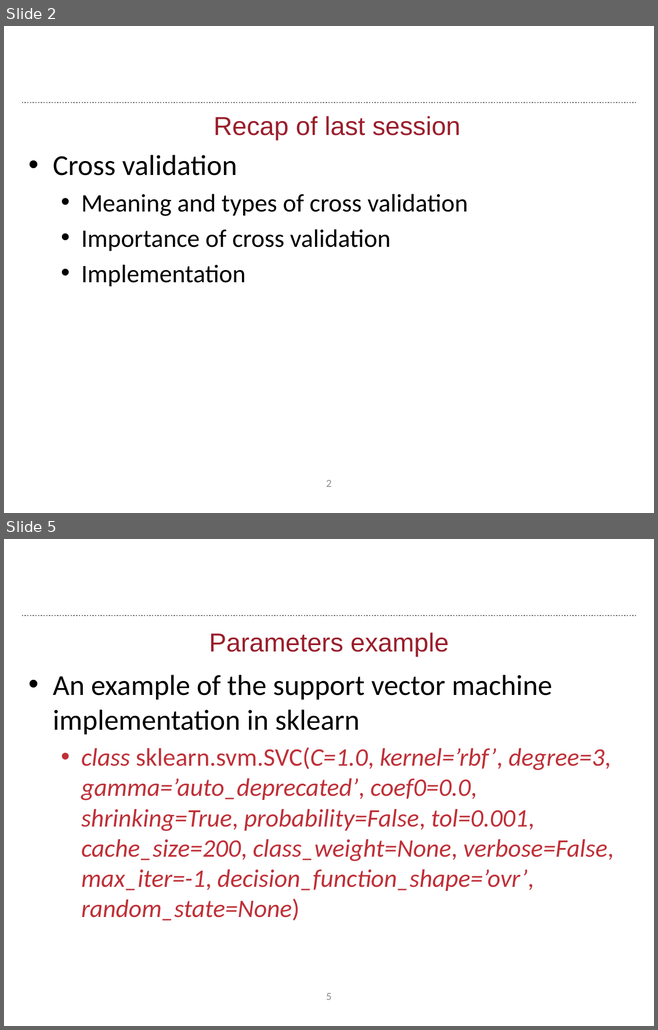
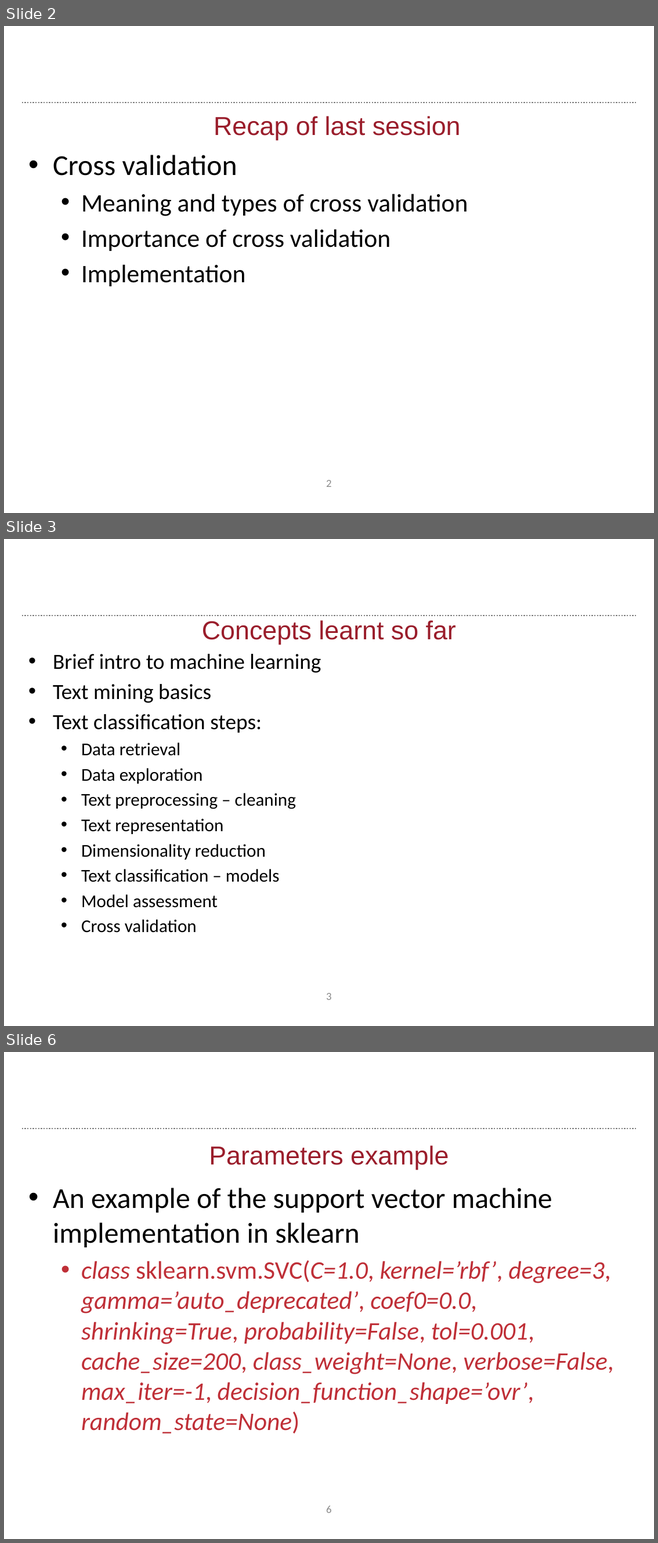
Before and after one commit to raylite/autosynthesis, a slide deck: session_6/autosynthesis_session6.pptx. Shown one above the other, each under a label of ours: slides 2 and 5 before the commit, slides 2, 3 and 6 after it; the slides between them are not shown. The pictures are 658x1030 and 658x1543 pixels, drawn with LibreOffice and Linux fonts; fonts in the diff are those of the drawing; background and template pictures are left out. Boxes give left, top, right and bottom in pixels: in the first picture for what was removed or moved away, otherwise in the second. Text is boxed around its words. In the diff, an @@ line names an element or a change of style, - is before the commit and + after.

```diff
--- a/session_6/autosynthesis_session6.pptx
+++ b/session_6/autosynthesis_session6.pptx
@@ slide 3 added at bbox=[4, 539, 654, 1026], background #FFFFFF; not listed: 1 template element that a slide beside it also shows @@
@@ title added at bbox=[202, 620, 456, 645], 28.8 pt, text #9A1D2B @@
+Concepts learnt so far
@@ text added at bbox=[53, 654, 321, 933], 20 pt, text #000000 @@
+• Brief intro to machine learning
+• Text mining basics
+• Text classification steps:
+  • Data retrieval
+  • Data exploration
+  • Text preprocessing – cleaning
+  • Text representation
+  • Dimensionality reduction
+  • Text classification – models
+  • Model assessment
+  • Cross validation
@@ page number added at bbox=[326, 993, 331, 1000], 12 pt, text #898989 @@
+3
@@ what was slide 5 is now slide 6 @@
@@ page number at bbox=[326, 1506, 331, 1513]: text changed @@
-5
+6
```
Also in this commit, not shown: 3 slides changed, 1 other file.
